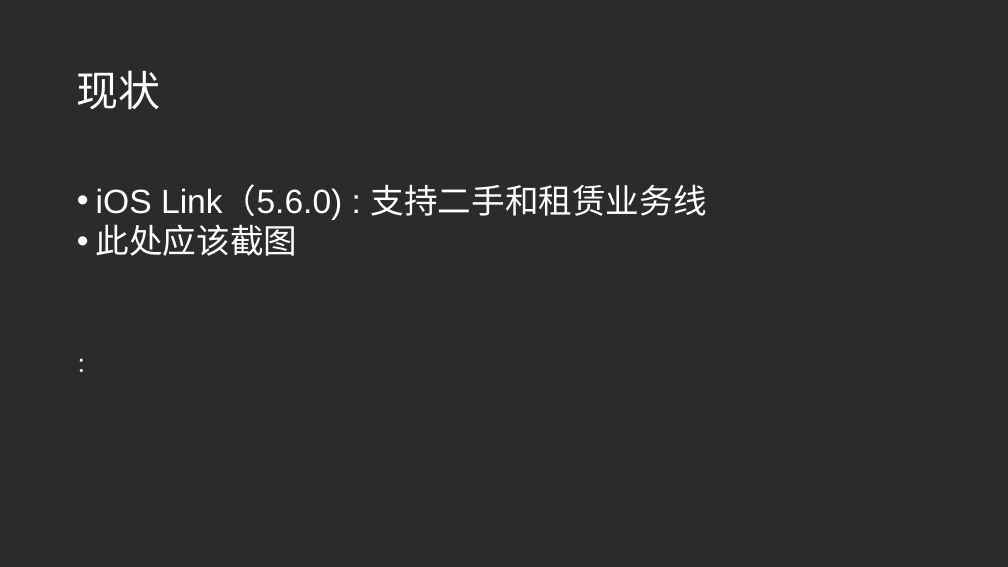
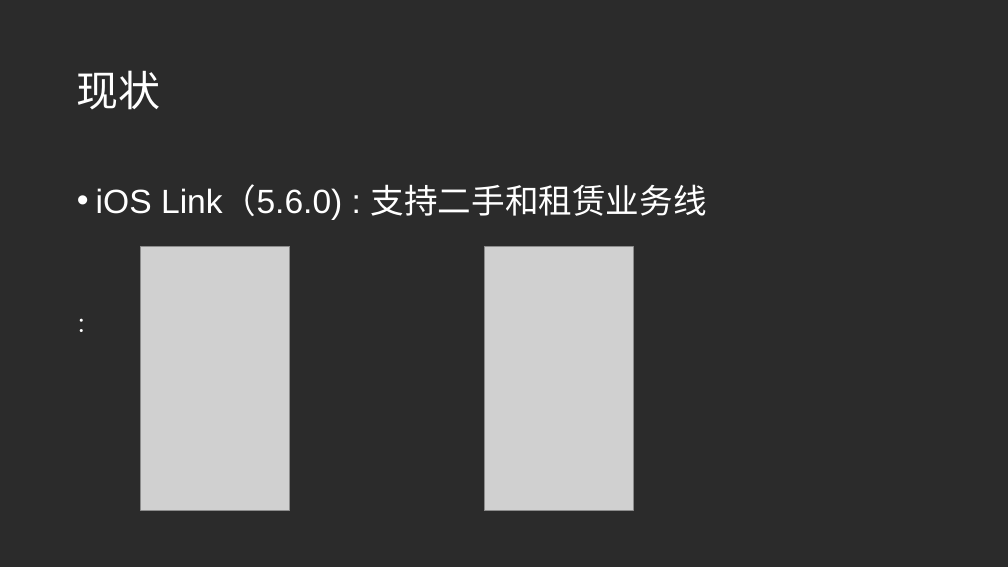
Before and after one commit to taojigu/TechDocs, a slide deck: slide 5 of flutter/iOSFlutterIntegrated.pptx. Drawn at 1008x567 pixels with LibreOffice and Linux fonts; fonts in the diff are those of the drawing; grey boxes stand for pictures; background and template pictures are left out; a plain dark background stands for a picture behind light text. Boxes give left, top, right and bottom in pixels: in the first picture for what was removed or moved away, otherwise in the second. Text is boxed around its words. In the diff, an @@ line names an element or a change of style, - is before the commit and + after.

```diff
--- a/flutter/iOSFlutterIntegrated.pptx
+++ b/flutter/iOSFlutterIntegrated.pptx
@@ text at bbox=[96, 224, 298, 256]: paragraph removed @@
-• 此处应该截图
@@ picture added at bbox=[141, 247, 290, 511] @@
@@ picture added at bbox=[485, 247, 634, 511] @@
```
Also in this commit, not shown: 1 other slide changed, 6 slides added, 1 slide removed.
